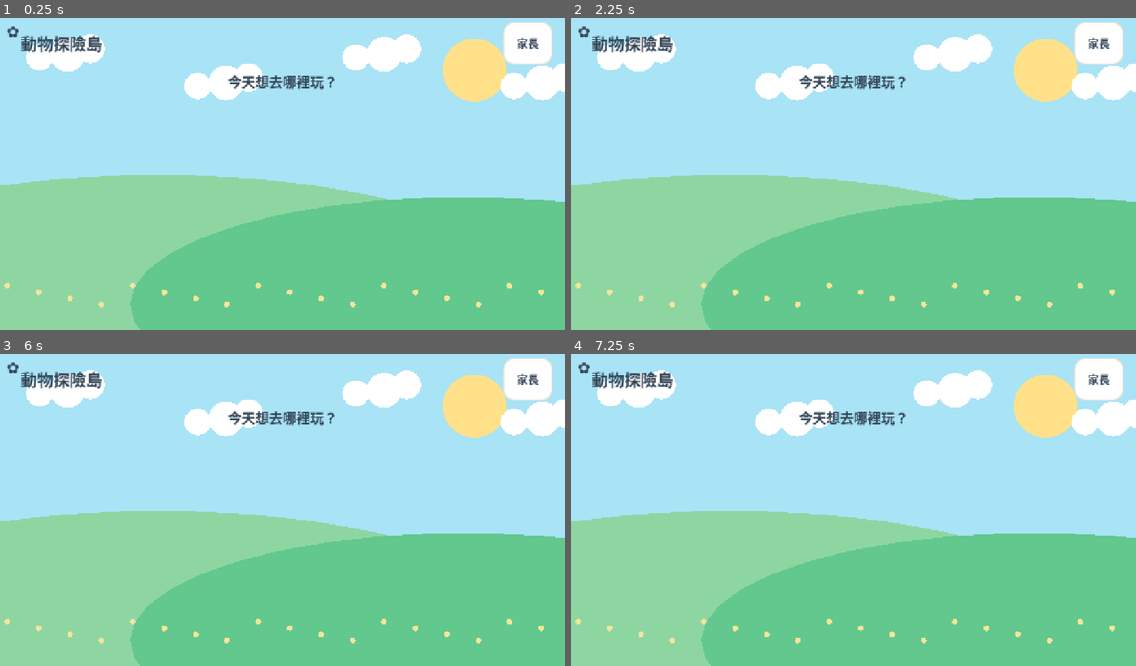
Above: before the commit, frames 1-4 (two rows, left to right).
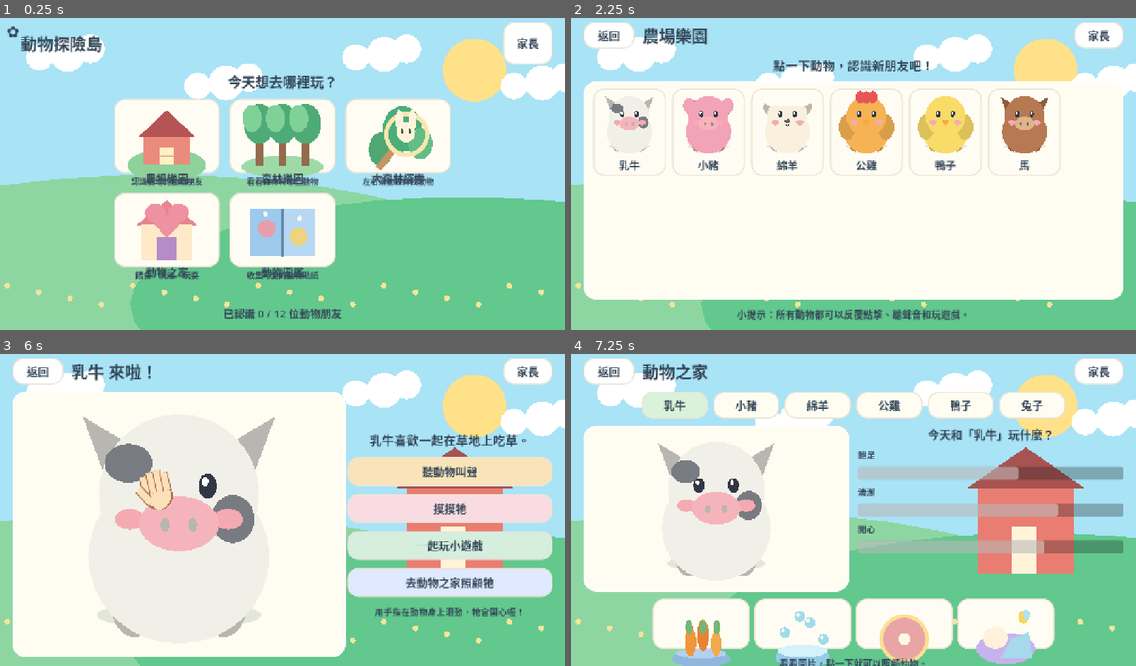
Above: after the commit, the same moments.

Repository: jimmy0933b3-sudo/farm
Game: Godot game, scene res://scenes/Main.tscn
Two runs of this game, one before a commit and one after it. Both use one fixed random seed, a clock stepped at 60 frames per second and the inputs below.
Inputs (mouse positions are in pixels of both pictures, inside the frame that each line leads up to):
- Up to frame 1 (0.25 s): no input
- Up to frame 2 (2.25 s): click "家長" at 0.5 s; click "返回" at 1.25 s; click (740, 136) at 2.02 s
- Up to frame 3 (6 s): click "家長" at 2.75 s; click "確認" at 3.5 s; click "返回" at 4.25 s; click (169, 472) at 5.02 s; click (56, 469) at 5.77 s
- Up to frame 4 (7.25 s): click (1023, 581) at 6.5 s, where only the run after the commit has a clickable "去動物之家照顧牠"

The runs differ from the first frame. In frame 1, 25% of the frame differs, in the area x 20-80%, y 25-97%; in frame 2, 70%, in the area x 1-98%, y 1-97%; in frame 3, 66%; in frame 4, 55%.
Error before the commit: Invalid assignment of property or key 'alignment' with value of type 'int' on a base object of type 'GridContainer'. (res://scripts/Main.gd:242)

Commit message:
fix: use supported GridContainer alignment properties

Diff:
--- a/scripts/Main.gd
+++ b/scripts/Main.gd
@@ -239,7 +239,6 @@
 	# Three columns across two rows leave generous hit targets on 16:9 phones.
 	var cards = GridContainer.new()
 	cards.columns = 3
-	cards.alignment = BoxContainer.ALIGNMENT_CENTER
 	cards.size_flags_vertical = Control.SIZE_EXPAND_FILL
 	cards.size_flags_horizontal = Control.SIZE_SHRINK_CENTER
 	cards.add_theme_constant_override("h_separation",22)
